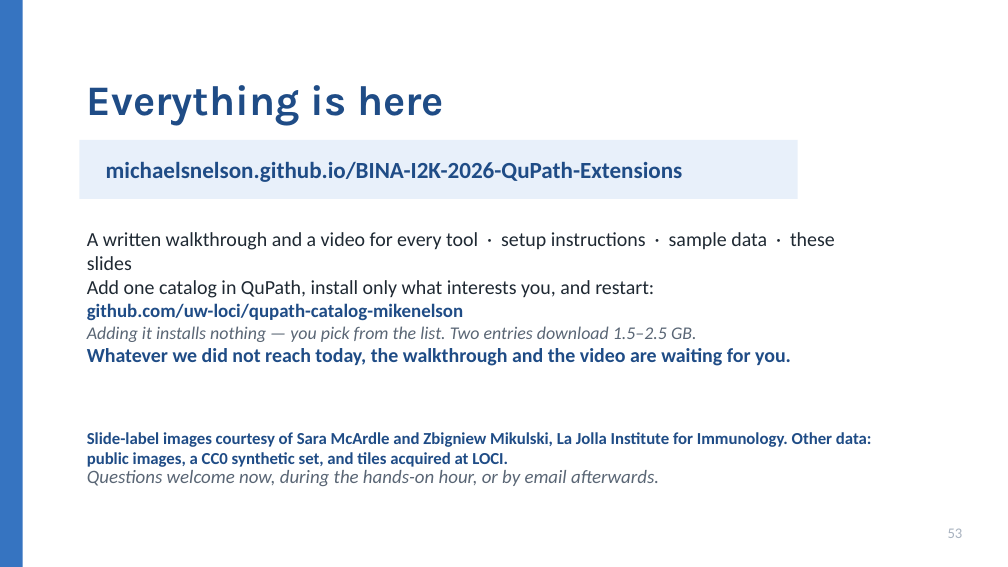
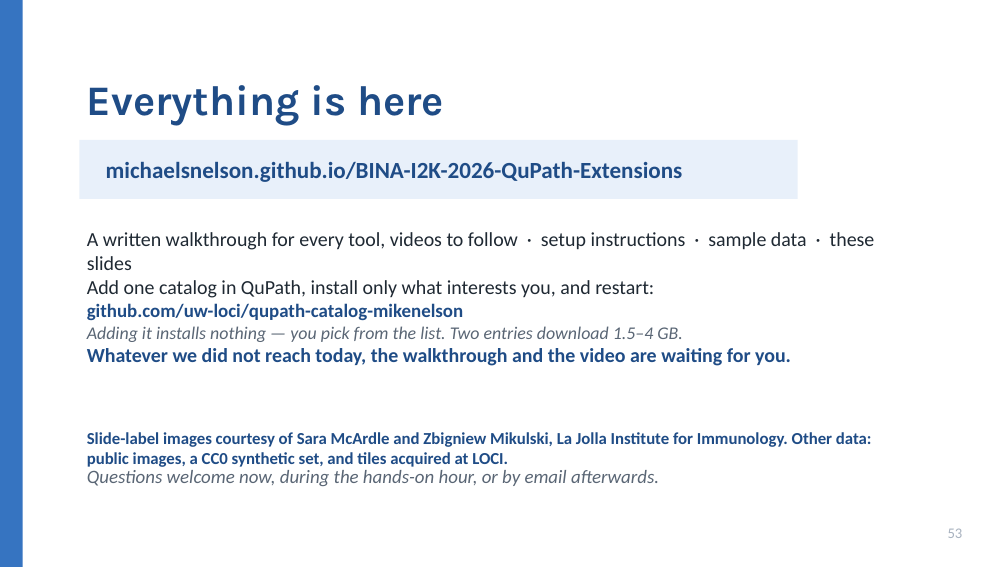
Before and after one commit to MichaelSNelson/BINA-I2K-2026-QuPath-Extensions, a slide deck: slide 53 of I2K_2026_QuPath_Extensions.pptx. Drawn at 1008x567 pixels with LibreOffice and Linux fonts; fonts in the diff are those of the drawing. Boxes give left, top, right and bottom in pixels: in the first picture for what was removed or moved away, otherwise in the second. Text is boxed around its words. In the diff, an @@ line names an element or a change of style, - is before the commit and + after.

```diff
--- a/I2K_2026_QuPath_Extensions.pptx
+++ b/I2K_2026_QuPath_Extensions.pptx
@@ text at [87, 232, 875, 366]: text changed @@
-A written walkthrough and a video for every tool · setup instructions · sample data · these slides
-Add one catalog in QuPath, install only what interests you, and restart:
-github.com/uw-loci/qupath-catalog-mikenelson
-Adding it installs nothing — you pick from the list. Two entries download 1.5–2.5 GB.
-Whatever we did not reach today, the walkthrough and the video are waiting for you.
+A written walkthrough for every tool, videos to follow · setup instructions · sample data · these slides
+Add one catalog in QuPath, install only what interests you, and restart:
+github.com/uw-loci/qupath-catalog-mikenelson
+Adding it installs nothing — you pick from the list. Two entries download 1.5–4 GB.
+Whatever we did not reach today, the walkthrough and the video are waiting for you.
```
Also in this commit, not shown: 5 other slides changed, 10 other files.
